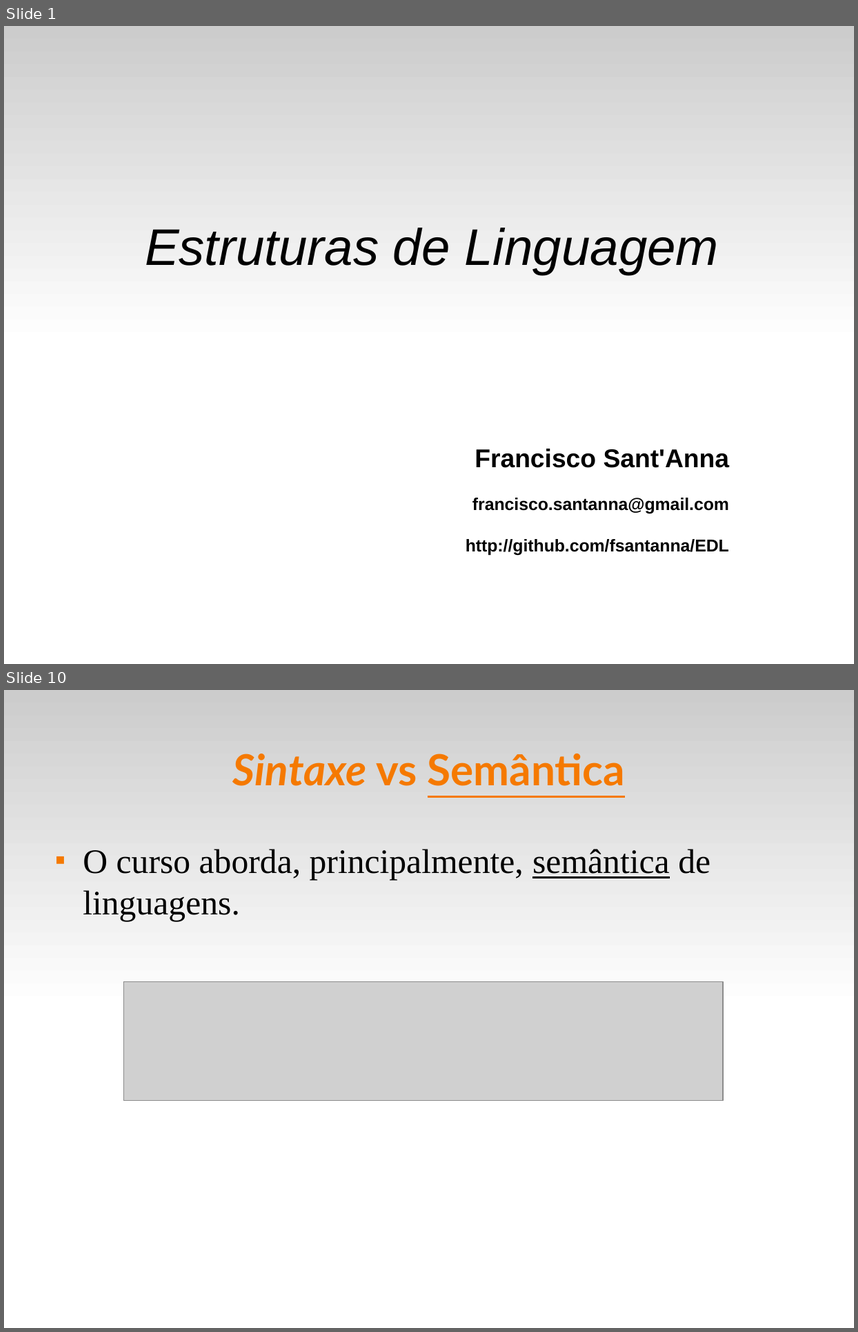
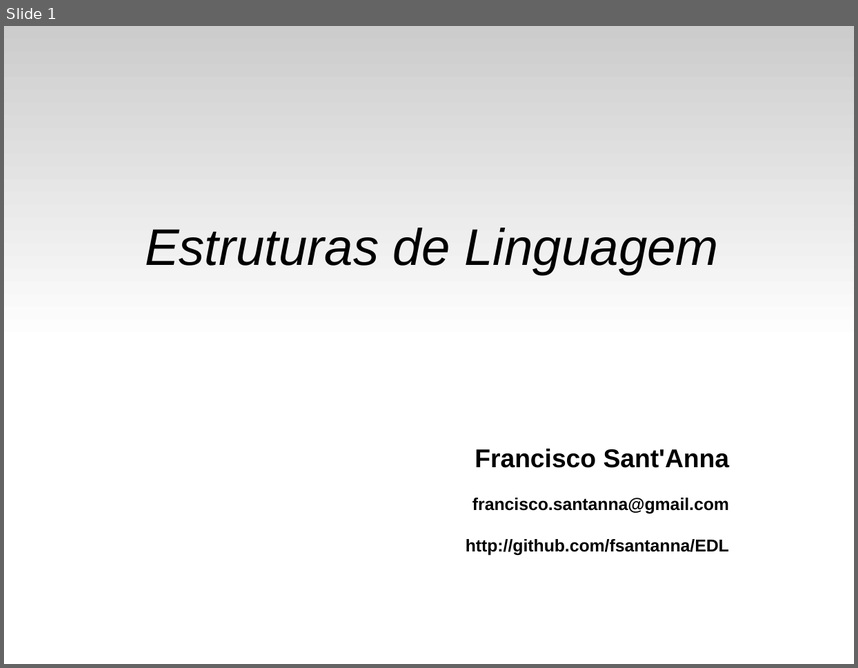
Before and after one commit to fsantanna-uerj/EDL, a slide deck: slides/edl-02.odp. Shown one above the other, each under a label of ours: slides 1 and 10 before the commit, slide 1 after it; the slides between them are not shown. The pictures are 858x1332 and 858x668 pixels, drawn with LibreOffice and Linux fonts; fonts in the diff are those of the drawing; grey boxes stand for pictures. Boxes give left, top, right and bottom in pixels: in the first picture for what was removed or moved away, otherwise in the second. Text is boxed around its words. In the diff, an @@ line names an element or a change of style, - is before the commit and + after.

```diff
--- a/slides/edl-02.odp
+++ b/slides/edl-02.odp
@@ slide 10 removed at [4,690,854,1328], background #FFFFFF; not listed: 1 template element that a slide beside it also shows @@
@@ title removed at [233,753,625,786] @@
-Sintaxe vs Semântica
@@ text removed at [83,849,711,921] @@
-■ O curso aborda, principalmente, semântica de linguagens.
@@ picture removed at [124,982,724,1101] @@
```
Also in this commit, not shown: 3 slides added, 9 other slides removed, 5 other files.
